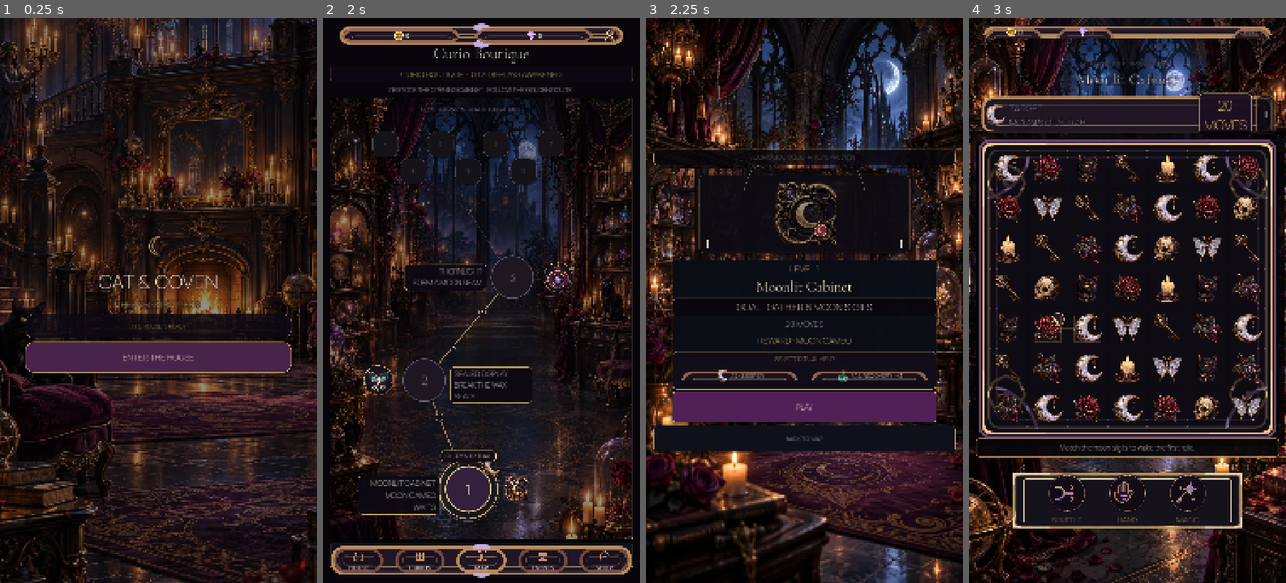
Above: before the commit, frames 1-4 (left to right).
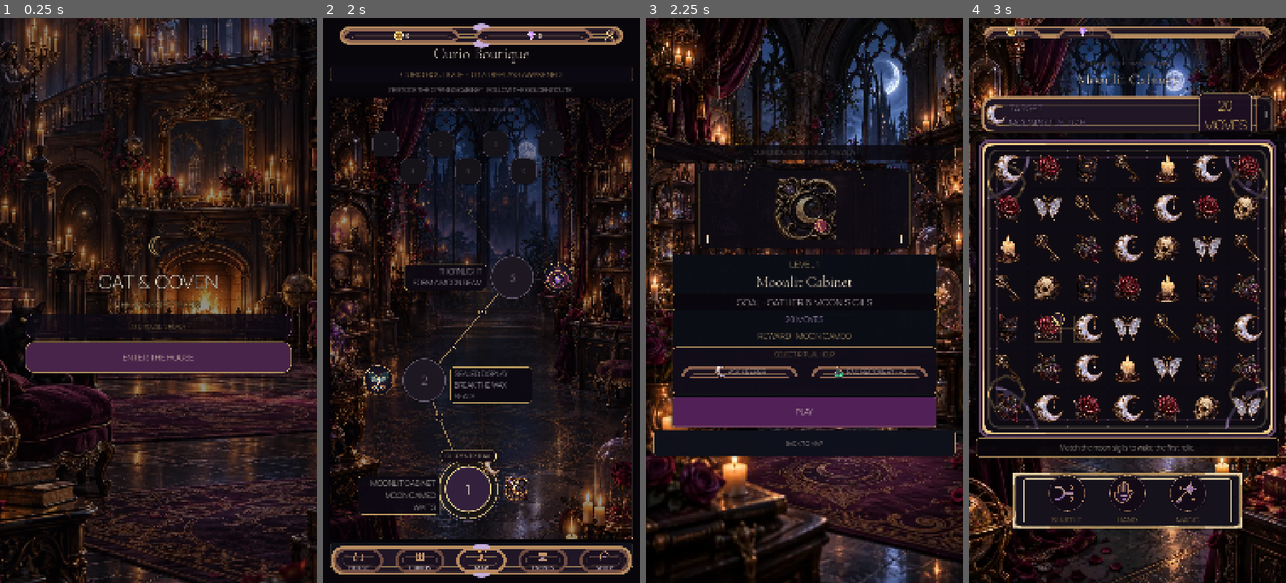
Above: after the commit, the same moments.

Repository: Jay-prodesign/akilta-match3
Game: Godot game, scene res://src/app/app_bootstrap.tscn
Same seed, same stepped clock (60 frames per second), same inputs: the game is played once before the commit and once after it.
Inputs:
- Up to frame 1 (0.25 s): no input
- Up to frame 2 (2 s): click "ENTER THE HOUSE" at 0.5 s; click "PLAY LEVEL 1" at 1.25 s
- Up to frame 3 (2.25 s): click "1" at 2 s
- Up to frame 4 (3 s): click "PLAY" at 2.75 s

Frames 1-2 are identical in both runs. In frame 3, 11% of the frame differs, in the area x 2-98%, y 22-78%; in frame 4, nothing differs.

Commit message:
Calibrate Prestart ritual aid readability (#120)
* Calibrate Prestart ritual aid height

* Raise Prestart ritual aid readability

Diff:
--- a/src/ui/prestart/level_prestart.tscn
+++ b/src/ui/prestart/level_prestart.tscn
@@ -241,7 +241,7 @@
 autowrap_mode = 2
 
 [node name="RitualAids" type="PanelContainer" parent="Layout/Card/Content"]
-custom_minimum_size = Vector2(0, 128)
+custom_minimum_size = Vector2(0, 160)
 layout_mode = 2
 theme_override_styles/panel = SubResource("AidPanel")
 
@@ -261,7 +261,7 @@
 theme_override_constants/separation = 6
 
 [node name="KeeperChip" type="PanelContainer" parent="Layout/Card/Content/RitualAids/Column/AidRow"]
-custom_minimum_size = Vector2(0, 70)
+custom_minimum_size = Vector2(0, 78)
 layout_mode = 2
 size_flags_horizontal = 3
 theme_override_styles/panel = SubResource("AidChip")
@@ -281,11 +281,11 @@
 [node name="Caption" type="Label" parent="Layout/Card/Content/RitualAids/Column/AidRow/KeeperChip/Content"]
 layout_mode = 2
 theme_override_colors/font_color = Color(0.96, 0.9, 0.83, 1)
-theme_override_font_sizes/font_size = 21
+theme_override_font_sizes/font_size = 24
 text = "ASK KEEPER"
 
 [node name="RecoveryChip" type="PanelContainer" parent="Layout/Card/Content/RitualAids/Column/AidRow"]
-custom_minimum_size = Vector2(0, 70)
+custom_minimum_size = Vector2(0, 78)
 layout_mode = 2
 size_flags_horizontal = 3
 theme_override_styles/panel = SubResource("AidChip")
@@ -305,7 +305,7 @@
 [node name="Caption" type="Label" parent="Layout/Card/Content/RitualAids/Column/AidRow/RecoveryChip/Content"]
 layout_mode = 2
 theme_override_colors/font_color = Color(0.96, 0.9, 0.83, 1)
-theme_override_font_sizes/font_size = 21
+theme_override_font_sizes/font_size = 24
 text = "FAIL RECOVERY · +3"
 
 [node name="Start" type="Button" parent="Layout/Card/Content"]
